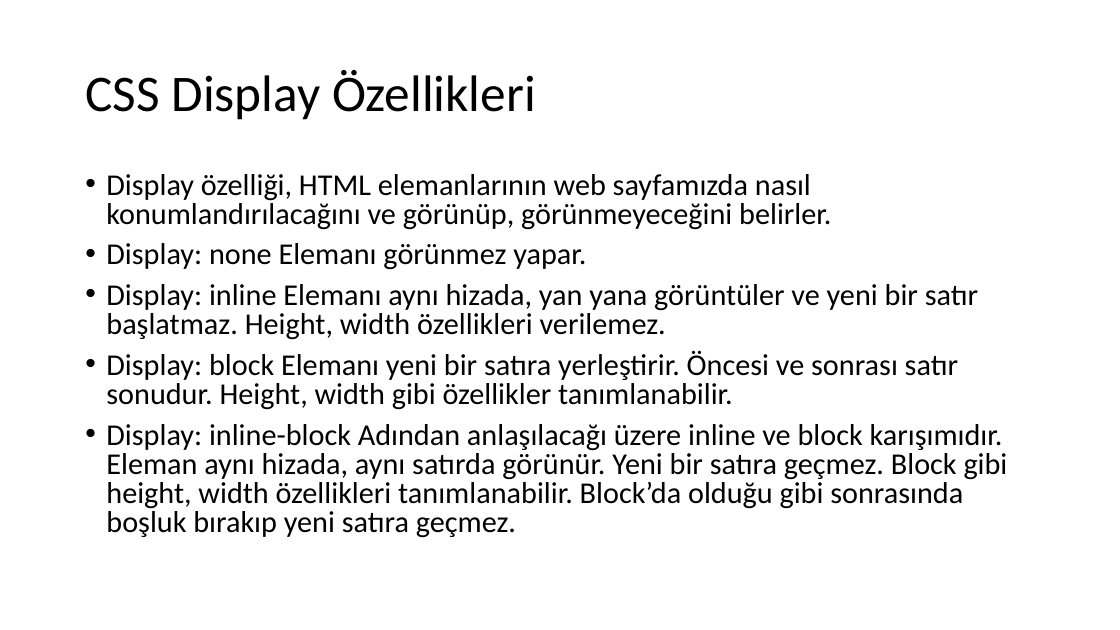
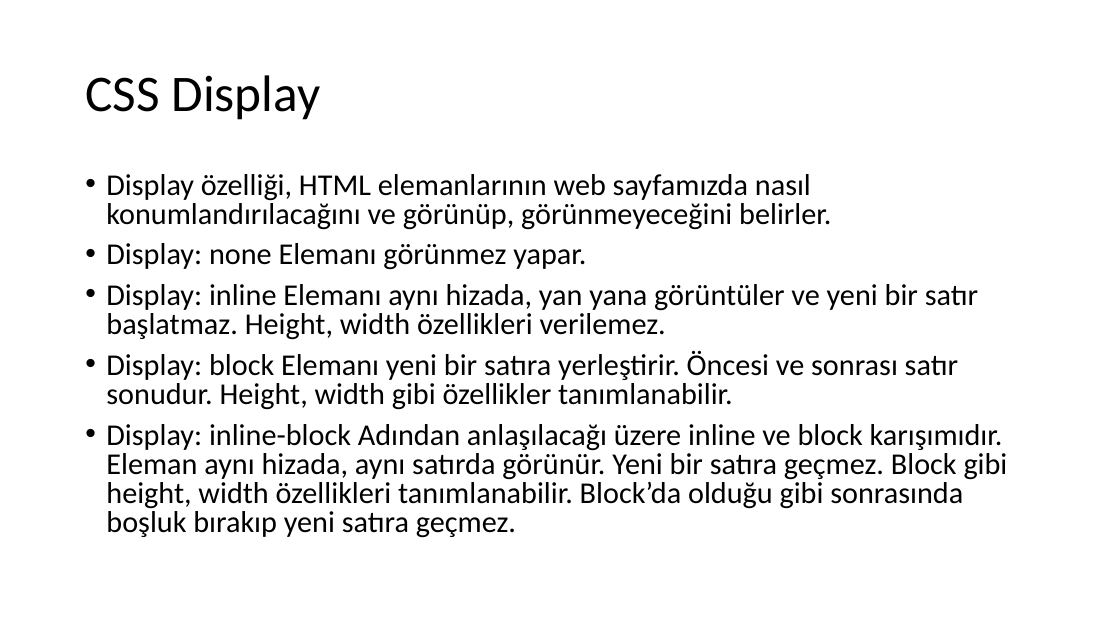
Before and after one commit to 207-Atmosware-Java-Bootcamp/1-hafta-carsamba-odevi-tolgagur, a slide deck: slide 25 of tolgagureli.pptx. Drawn at 1120x630 pixels with LibreOffice and Linux fonts; fonts in the diff are those of the drawing. Boxes give left, top, right and bottom in pixels: in the first picture for what was removed or moved away, otherwise in the second. Text is boxed around its words. In the diff, an @@ line names an element or a change of style, - is before the commit and + after.

```diff
--- a/tolgagureli.pptx
+++ b/tolgagureli.pptx
@@ title at box(85, 75, 320, 120): text changed @@
-CSS Display Özellikleri
+CSS Display
```
Also in this commit, not shown: 2 other slides changed, 1 slide added.
